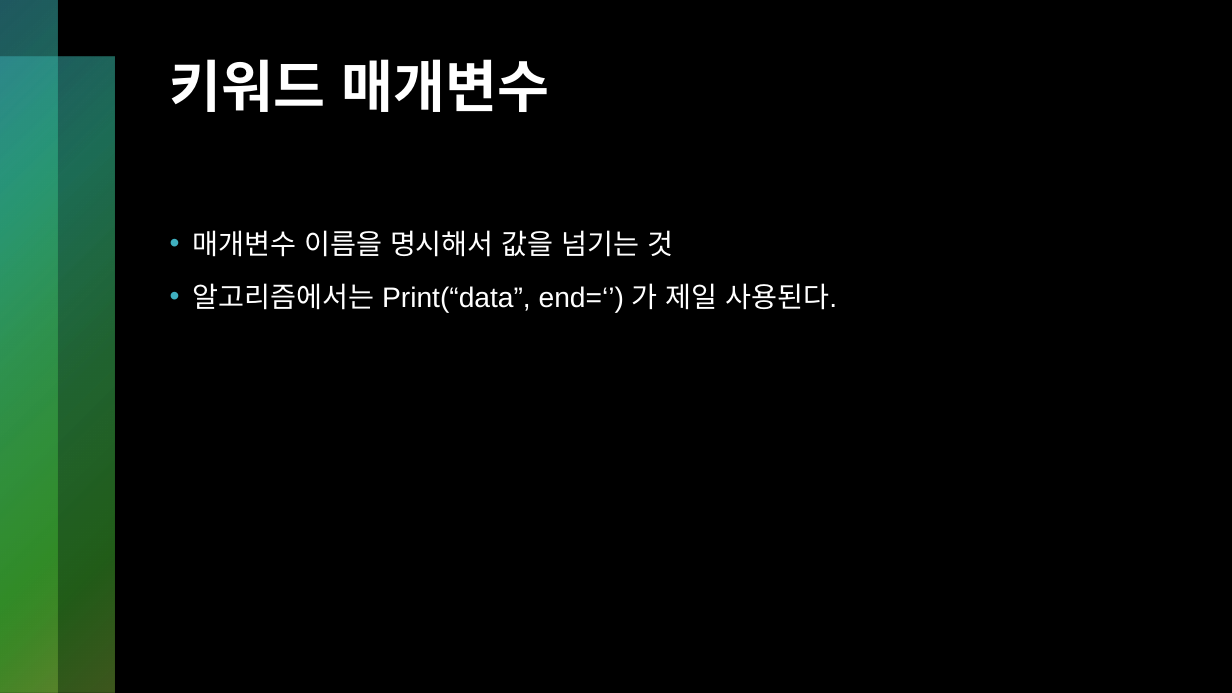
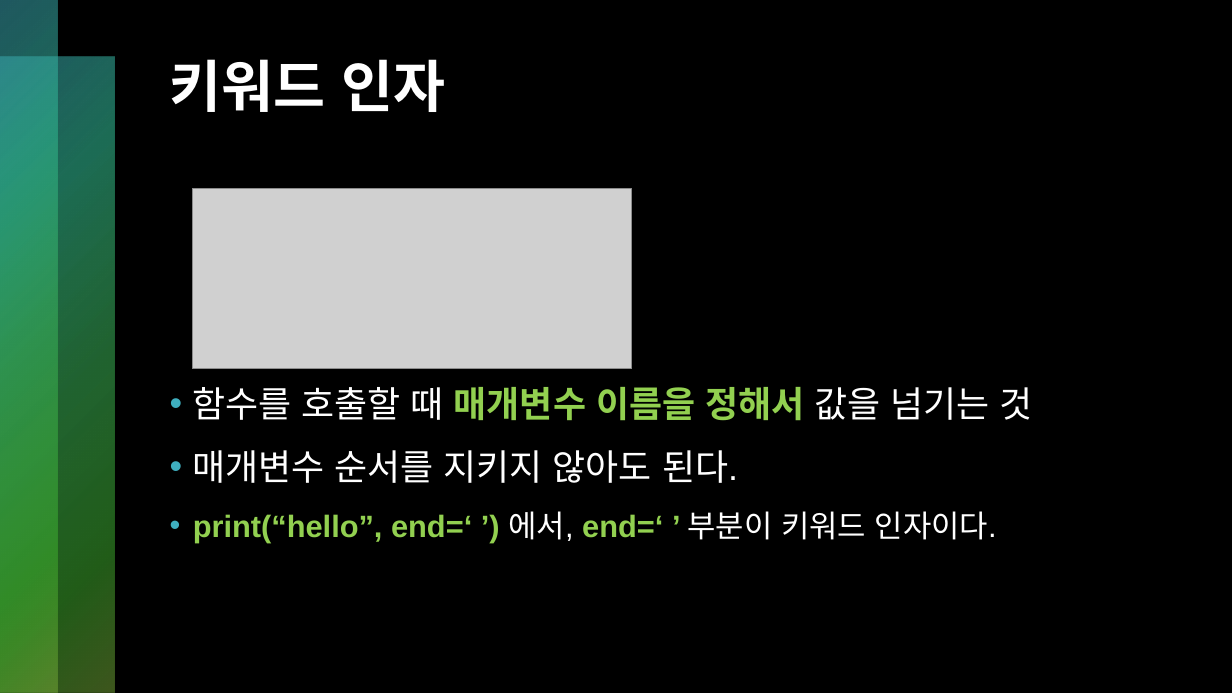
Before and after one commit to kckc0608/hiarc-2024-1-basic-study, a slide deck: slide 9 of [2024-1 기초 스터디] 7. 함수, 재귀함수.pptx. Drawn at 1232x693 pixels with LibreOffice and Linux fonts; fonts in the diff are those of the drawing; grey boxes stand for pictures. Boxes give left, top, right and bottom in pixels: in the first picture for what was removed or moved away, otherwise in the second. Text is boxed around its words. In the diff, an @@ line names an element or a change of style, - is before the commit and + after.

```diff
--- a/[2024-1 기초 스터디] 7. 함수, 재귀함수.pptx
+++ b/[2024-1 기초 스터디] 7. 함수, 재귀함수.pptx
@@ title at (170,59,445,112): text changed @@
-키워드 매개변수
+키워드 인자
@@ picture added at (192,189,631,369) @@
@@ text at (193,387,1032,543): text changed; size 22 to 24 pt @@
-• 매개변수 이름을 명시해서 값을 넘기는 것
-• 알고리즘에서는 Print(“data”, end=‘’) 가 제일 사용된다.
+• 함수를 호출할 때 매개변수 이름을 정해서 값을 넘기는 것
+• 매개변수 순서를 지키지 않아도 된다.
+• print(“hello”, end=‘ ’) 에서, end=‘ ’ 부분이 키워드 인자이다.
```
Also in this commit, not shown: 16 other slides changed, 43 slides added, 4 slides removed, 12 other files.
